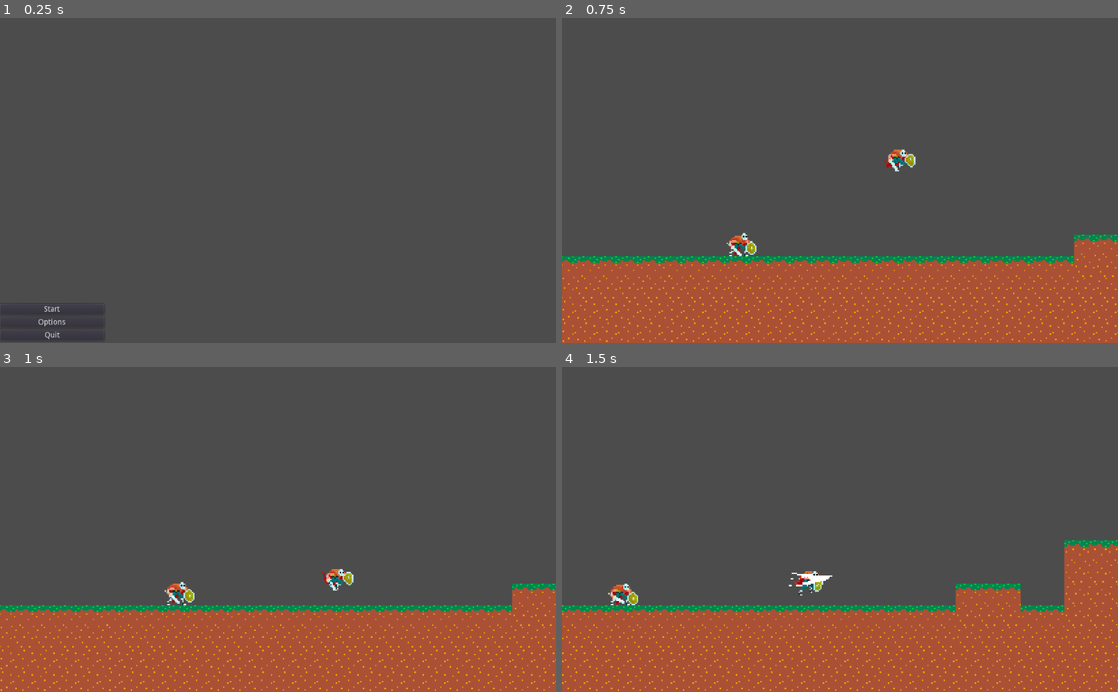
Above: before the commit, frames 1-4 (two rows, left to right).
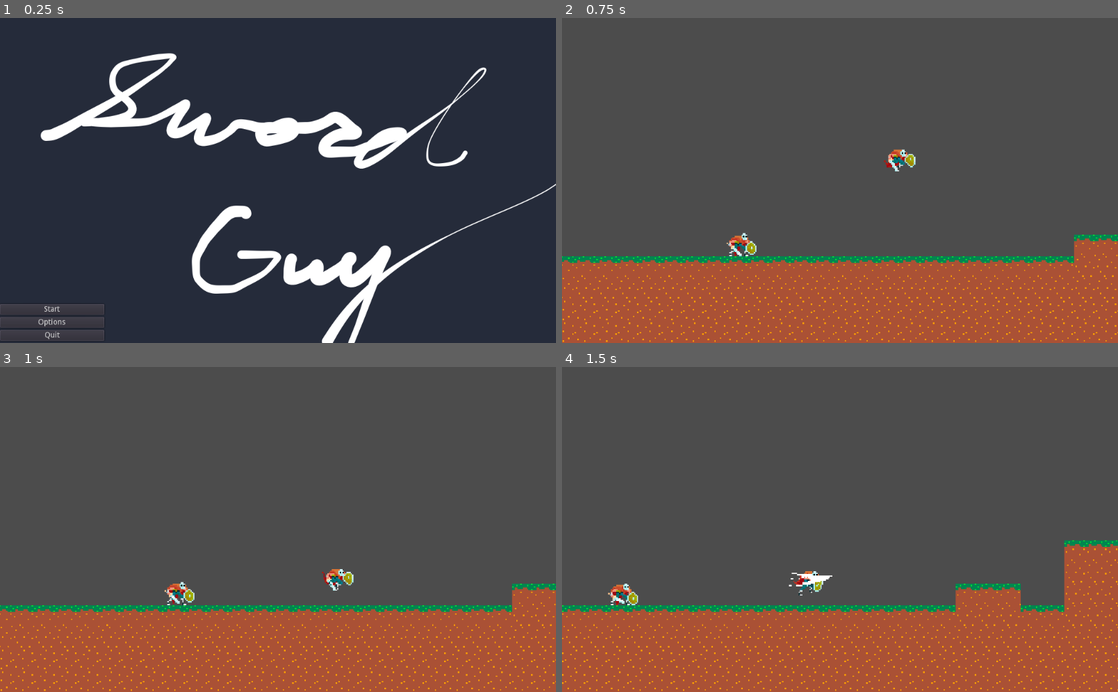
Above: after the commit, the same moments.

Repository: Jollista/Godot-Platformer
Game: Godot game, scene res://StartMenu.tscn
The game is run twice, just before and just after one commit, with the same random seed, the same clock (stepped at 60 frames per second) and the same inputs. The engine's default icon, where the game draws it, is replaced by a stand-in: a white triangle on a blue panel in a dark square.
Inputs (mouse positions are in pixels of both pictures, inside the frame that each line leads up to):
- Up to frame 1 (0.25 s): no input
- Up to frame 2 (0.75 s): click "Start" at 0.5 s
- Up to frame 3 (1 s): no input
- Up to frame 4 (1.5 s): tap Enter (ui_accept) at 1.25 s; move the mouse to (962, 513) at 1.27 s; hold D (right) from 1.28 s (still down); tap E (interact) at 1.35 s; click (962, 513) at 1.42 s

The runs differ from the first frame. In frame 1, 98% of the frame differs, in the area x 0-100%, y 0-100%; in frame 2, nothing differs; in frame 3, nothing differs; in frame 4, nothing differs.

Commit message:
added title screen decoration

Diff:
--- a/StartMenu.tscn
+++ b/StartMenu.tscn
@@ -1,13 +1,18 @@
-[gd_scene load_steps=4 format=2]
+[gd_scene load_steps=5 format=2]
 
 [ext_resource path="res://Scripts/StartMenu.gd" type="Script" id=1]
 [ext_resource path="res://Sounds/01 Kevin MacLeod - Impact Prelude.mp3" type="AudioStream" id=2]
 [ext_resource path="res://Scripts/OptionsMenuPopup.gd" type="Script" id=3]
+[ext_resource path="res://Sprites/swordguy.png" type="Texture" id=4]
 
 [node name="Control" type="Control"]
 anchor_right = 1.0
 anchor_bottom = 1.0
 script = ExtResource( 1 )
+
+[node name="Swordguy" type="Sprite" parent="."]
+position = Vector2( 512, 300 )
+texture = ExtResource( 4 )
 
 [node name="VBoxContainer" type="VBoxContainer" parent="."]
 margin_top = 528.0
Binary file added: Sprites/swordguy.png
Not shown, added: Sprites/swordguy.png.import
